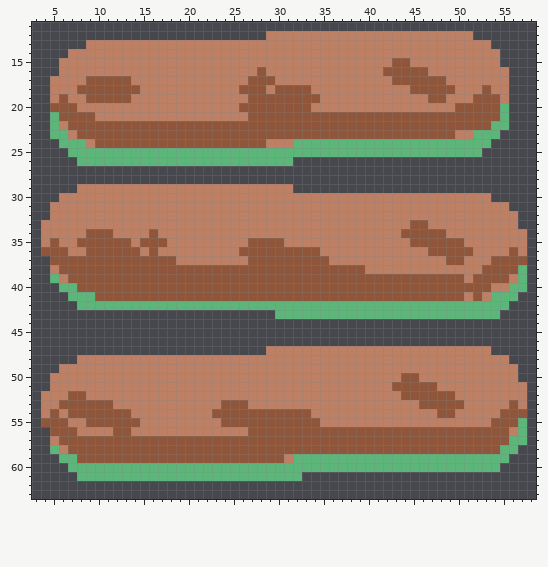
Pixel-art sprite -- sprites/tilled1.png. Above: the version before the commit.
The file is 256x256 pixels, drawn in blocks of 4x4; one block is one cell here. Shown: x 3..58, y 11..63.
The same view after the edit:
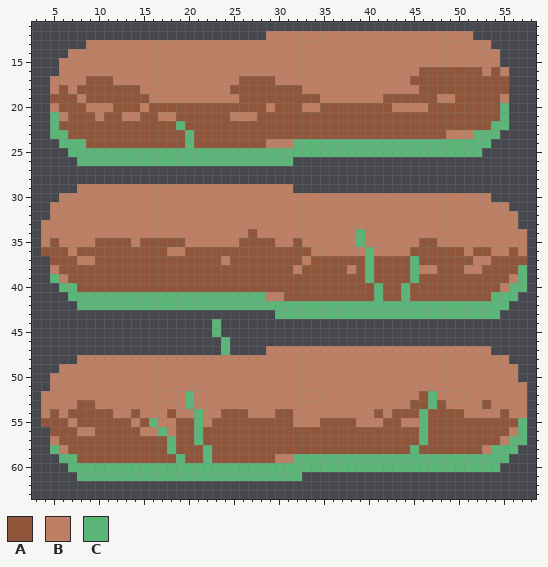
Palette (. is transparent): A #8f563b  B #bd8064  C #5cb679
What changed:
Changed rows in their new state; - is an unchanged pixel.
first column x 5:
15 --------------------------------------BB-----------
16 -----------------------B-------------BBBB-AAAAAA-A-
17 -------BB------------A----------------BB----AAAAAAA
18 -A------------------A---A---B-----------B----AAA-AA
19 A-A------AA----------A---------------AAAAA-B-AA----
20 B--A---AAA-AAAAAAAAAA---B---B-AAAAAAAA----AAA------
21 -B----AA--AA--AAAAAA--B----------------------------
22 -A------------C------------------------------------
23 --A------------C----------------------------B------
24 ----A----------C-----------------------------------
first column x 6:
33 ---------------------------------------BB-----------
34 ---BBB----B----------A-----------C----BBBBB---------
35 --BB--------AA------A---B-A------C-----B--BBB-------
36 --A------A-A--AAAAAA--------B-----C----AA----BAA----
37 --BB---------AAAAA-AA------B--AAAACAAAACAAA--A------
38 --------------------------B-----B-CAAAAC--AAA-------
39 ----------------------------------C----C-----A------
40 -----------------------------------C--C---------A---
41 ----CCCCCCCCCCCCCCCCCCCBB----------C--C------A-A----
44 -----------------C----------------------------------
45 -----------------C----------------------------------
46 ------------------C---------------------------------
47 ------------------C---------------------------------
50 --------------------------------------BB------------
51 -------------------------------------BBBBB----------
52 -BB-----------C-----------------------BB-CBB--------
53 BB--BB--------C---BBB------------------A-C-BB--A--B-
54 ------BBA---A--C-B---BBB--BB-------A-AAACA--A-----BB
55 --A-----BAC--AAC-A--------BBBAAAA---AA--CAAAAAAA----
56 ----AA--A--C-AACAAAAA-------------------C-----------
57 ------------C--C------------------------C--------B--
58 ------------C---C----------------------C-------BC---
59 -------------C--C-------B---------------------------
